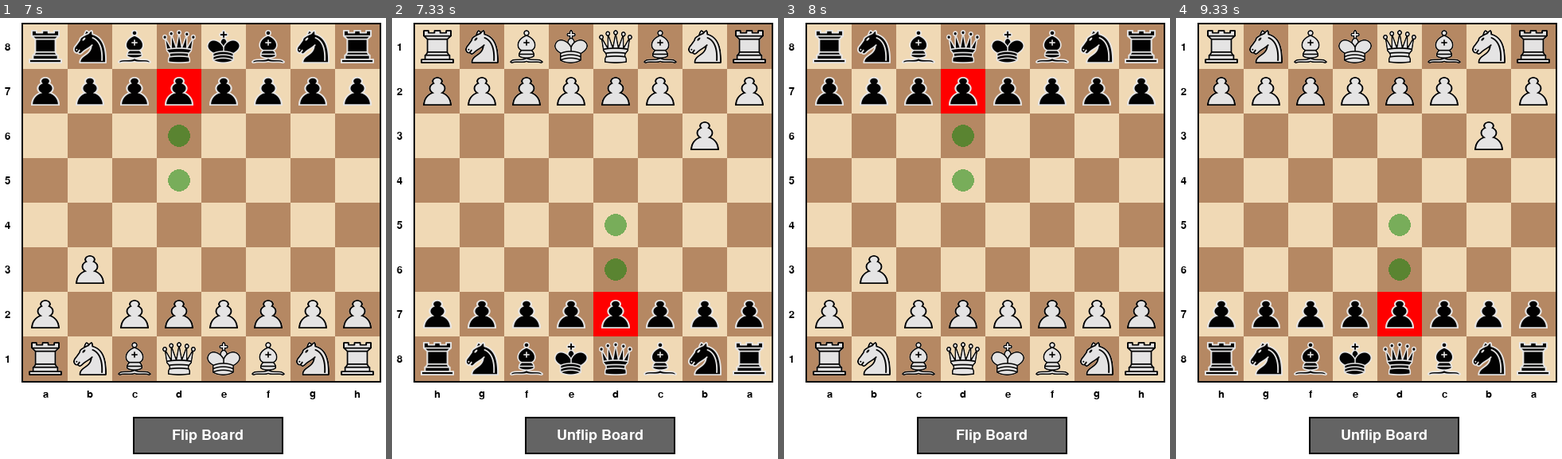
Above: before the commit, frames 1-4 (left to right).
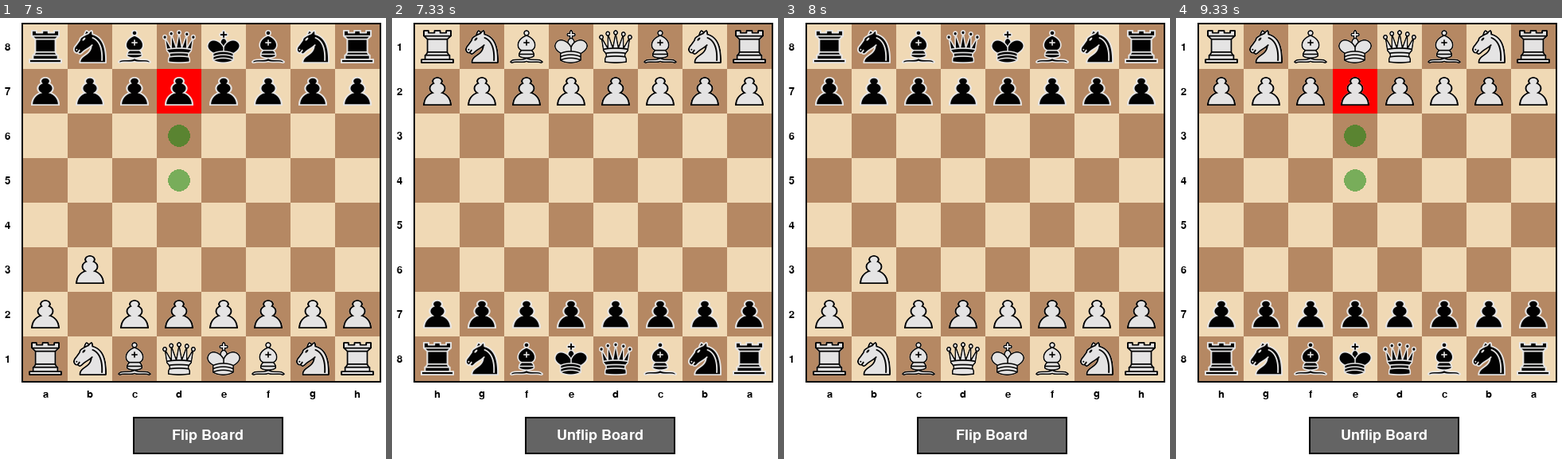
Above: after the commit, the same moments.

Repository: copperfishgh/testy
Game: pygame game, started from main.py
Two runs of this game, one before a commit and one after it. Both use one fixed random seed, a clock stepped at 60 frames per second and the inputs below.
Inputs (mouse positions are in pixels of both pictures, inside the frame that each line leads up to):
- Up to frame 1 (7 s): tap U at 0.33 s; tap R at 0.67 s; click (216, 123) at 1.05 s; click (92, 361) at 1.38 s; click (127, 353) at 1.72 s; click (204, 317) at 2.05 s; click (312, 335) at 2.38 s; click (227, 317) at 2.72 s; tap F at 3.4, 3.8 s; click (308, 348) at 4.18 s; click (181, 361) at 4.52 s; click (165, 304) at 4.85 s; click (162, 309) at 5.18 s; click (100, 295) at 5.52 s; click (69, 278) at 5.85 s; click (158, 79) at 6.18 s
- Up to frame 2 (7.33 s): hold U from 7.13 s (still down); tap F at 7.2 s
- Up to frame 3 (8 s): release U at 7.5 s; hold R 7.53-7.9 s; tap F at 7.6 s
- Up to frame 4 (9.33 s): tap F at 8, 8.4, 8.7 s; tap U at 8.48 s; click (1415, 48) at 8.88 s; click (1361, 97) at 9.22 s

Frame 1 is identical in both runs. In frame 2, 1.9% of the frame differs, in the area x 52-85%, y 13-73%; in frame 3, 1.3%; in frame 4, 3.3%, in the area x 40-85%, y 11-73%.

Commit message:
undo and redo

Diff:
--- a/chess_board.py
+++ b/chess_board.py
@@ -135,6 +135,10 @@
 
     # Position repetition tracking (for threefold repetition rule)
     position_history: List[str] = field(default_factory=list)
+
+    # Undo/Redo functionality
+    undo_stack: List['BoardState'] = field(default_factory=list)
+    redo_stack: List['BoardState'] = field(default_factory=list)
 
     def __post_init__(self):
         """Initialize the board with starting position"""
@@ -519,6 +523,21 @@
 
         return moves
 
+    def _save_state_for_undo(self) -> None:
+        """Save current board state to undo stack and clear redo stack"""
+        # Create a deep copy of the current state for undo
+        state_copy = self.copy()
+        state_copy.undo_stack = []  # Don't copy the undo/redo stacks
+        state_copy.redo_stack = []
+
+        # Add to undo stack (limit to 50 moves to prevent memory issues)
+        self.undo_stack.append(state_copy)
+        if len(self.undo_stack) > 50:
+            self.undo_stack.pop(0)
+
+        # Clear redo stack since we're making a new move
+        self.redo_stack.clear()
+
     def make_move(self, from_row: int, from_col: int, to_row: int, to_col: int) -> bool:
         """Execute a move if it's legal. Returns True if move was successful."""
         # Validate the move is in the list of possible moves
@@ -534,6 +553,9 @@
         # Verify it's the correct player's turn
         if piece.color != self.current_turn:
             return False
+
+        # Save state for undo before making the move
+        self._save_state_for_undo()
 
         # Store captured piece for move history
         captured_piece = self.get_piece(to_row, to_col)
@@ -611,6 +633,9 @@
         # Verify it's the correct player's turn
         if piece.color != self.current_turn:
             return False
+
+        # Save state for undo before making the move
+        self._save_state_for_undo()
 
         # Store captured piece for move history
         captured_piece = self.get_piece(to_row, to_col)
@@ -729,6 +754,76 @@
 
         return True
 
+    def can_undo(self) -> bool:
+        """Check if undo is possible"""
+        return len(self.undo_stack) > 0
+
+    def can_redo(self) -> bool:
+        """Check if redo is possible"""
+        return len(self.redo_stack) > 0
+
+    def undo_move(self) -> bool:
+        """Undo the last move. Returns True if successful."""
+        if not self.can_undo():
+            return False
+
+        # Save current state to redo stack
+        current_state = self.copy()
+        current_state.undo_stack = []
+        current_state.redo_stack = []
+        self.redo_stack.append(current_state)
+
+        # Restore previous state from undo stack
+        previous_state = self.undo_stack.pop()
+
+        # Copy all fields from previous state (except undo/redo stacks)
+        self.board = previous_state.board
+        self.current_turn = previous_state.current_turn
+        self.move_number = previous_state.move_number
+        self.halfmove_clock = previous_state.halfmove_clock
+        self.fullmove_number = previous_state.fullmove_number
+        self.castling_rights = previous_state.castling_rights
+        self.en_passant_target = previous_state.en_passant_target
+        self.is_check = previous_state.is_check
+        self.checkmate_flag = previous_state.checkmate_flag
+        self.stalemate_flag = previous_state.stalemate_flag
+        self.game_phase = previous_state.game_phase
+        self.move_history = previous_state.move_history
+        self.position_history = previous_state.position_history
+
+        return True
+
+    def redo_move(self) -> bool:
+        """Redo the last undone move. Returns True if successful."""
+        if not self.can_redo():
+            return False
+
+        # Save current state to undo stack
+        current_state = self.copy()
+        current_state.undo_stack = []
+        current_state.redo_stack = []
+        self.undo_stack.append(current_state)
+
+        # Restore next state from redo stack
+        next_state = self.redo_stack.pop()
+
+        # Copy all fields from next state (except undo/redo stacks)
+        self.board = next_state.board
+        self.current_turn = next_state.current_turn
+        self.move_number = next_state.move_number
+        self.halfmove_clock = next_state.halfmove_clock
+        self.fullmove_number = next_state.fullmove_number
+        self.castling_rights = next_state.castling_rights
+        self.en_passant_target = next_state.en_passant_target
+        self.is_check = next_state.is_check
+        self.checkmate_flag = next_state.checkmate_flag
+        self.stalemate_flag = next_state.stalemate_flag
+        self.game_phase = next_state.game_phase
+        self.move_history = next_state.move_history
+        self.position_history = next_state.position_history
+
+        return True
+
 # Example usage and testing
 if __name__ == "__main__":
     # Create a new board state
--- a/main.py
+++ b/main.py
@@ -25,6 +25,49 @@
 BUTTON_COLOR = (100, 100, 100)
 BUTTON_HOVER = (150, 150, 150)
 BUTTON_TEXT = (255, 255, 255)
+
+# Initialize mixer for sounds
+pygame.mixer.init(frequency=22050, size=-16, channels=2, buffer=512)
+
+def create_error_sound():
+    """Create a simple error beep sound"""
+    import numpy as np
+    sample_rate = 22050
+    duration = 0.3  # 300ms
+    frequency = 800  # 800Hz beep
+
+    # Generate beep sound
+    frames = int(duration * sample_rate)
+    arr = np.zeros(frames)
+
+    for i in range(frames):
+        # Fade in/out to avoid clicks
+        fade_frames = int(0.01 * sample_rate)  # 10ms fade
+        if i < fade_frames:
+            fade = i / fade_frames
+        elif i > frames - fade_frames:
+            fade = (frames - i) / fade_frames
+        else:
+            fade = 1.0
+
+        arr[i] = fade * np.sin(2 * np.pi * frequency * i / sample_rate)
+
+    # Convert to 16-bit integers
+    arr = (arr * 32767).astype(np.int16)
+
+    # Create stereo array
+    stereo_arr = np.zeros((frames, 2), dtype=np.int16)
+    stereo_arr[:, 0] = arr
+    stereo_arr[:, 1] = arr
+
+    return pygame.sndarray.make_sound(stereo_arr)
+
+# Create error sound once
+try:
+    error_sound = create_error_sound()
+except ImportError:
+    print("NumPy not available, using system beep")
+    error_sound = None
 
 # Create global chess board in starting position
 chess_board = BoardState()
@@ -62,6 +105,38 @@
                 running = False
             elif event.key == pygame.K_f:  # F key to flip board
                 board_flipped = not board_flipped
+            elif event.key == pygame.K_u:  # U key to undo
+                if chess_board.can_undo():
+                    success = chess_board.undo_move()
+                    if success:
+                        print("Move undone")
+                        # Clear any current selection
+                        selected_square = None
+                        possible_moves = []
+                    else:
+                        print("Undo failed")
+                        if error_sound:
+                            error_sound.play()
+                else:
+                    print("Nothing to undo")
+                    if error_sound:
+                        error_sound.play()
+            elif event.key == pygame.K_r:  # R key to redo
+                if chess_board.can_redo():
+                    success = chess_board.redo_move()
+                    if success:
+                        print("Move redone")
+                        # Clear any current selection
+                        selected_square = None
+                        possible_moves = []
+                    else:
+                        print("Redo failed")
+                        if error_sound:
+                            error_sound.play()
+                else:
+                    print("Nothing to redo")
+                    if error_sound:
+                        error_sound.play()
         elif event.type == pygame.MOUSEBUTTONDOWN:
             mouse_pos = pygame.mouse.get_pos()
 
